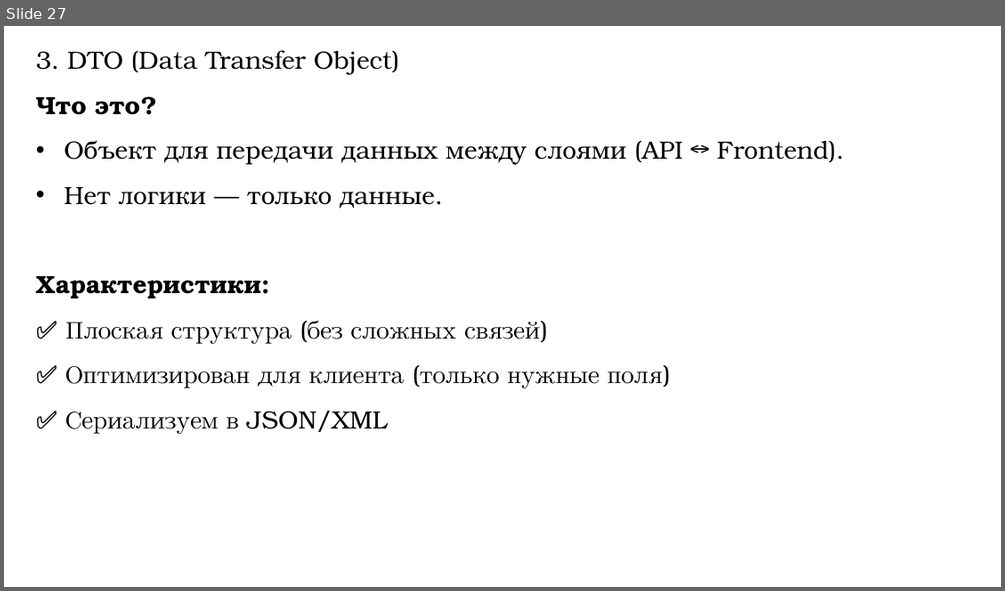
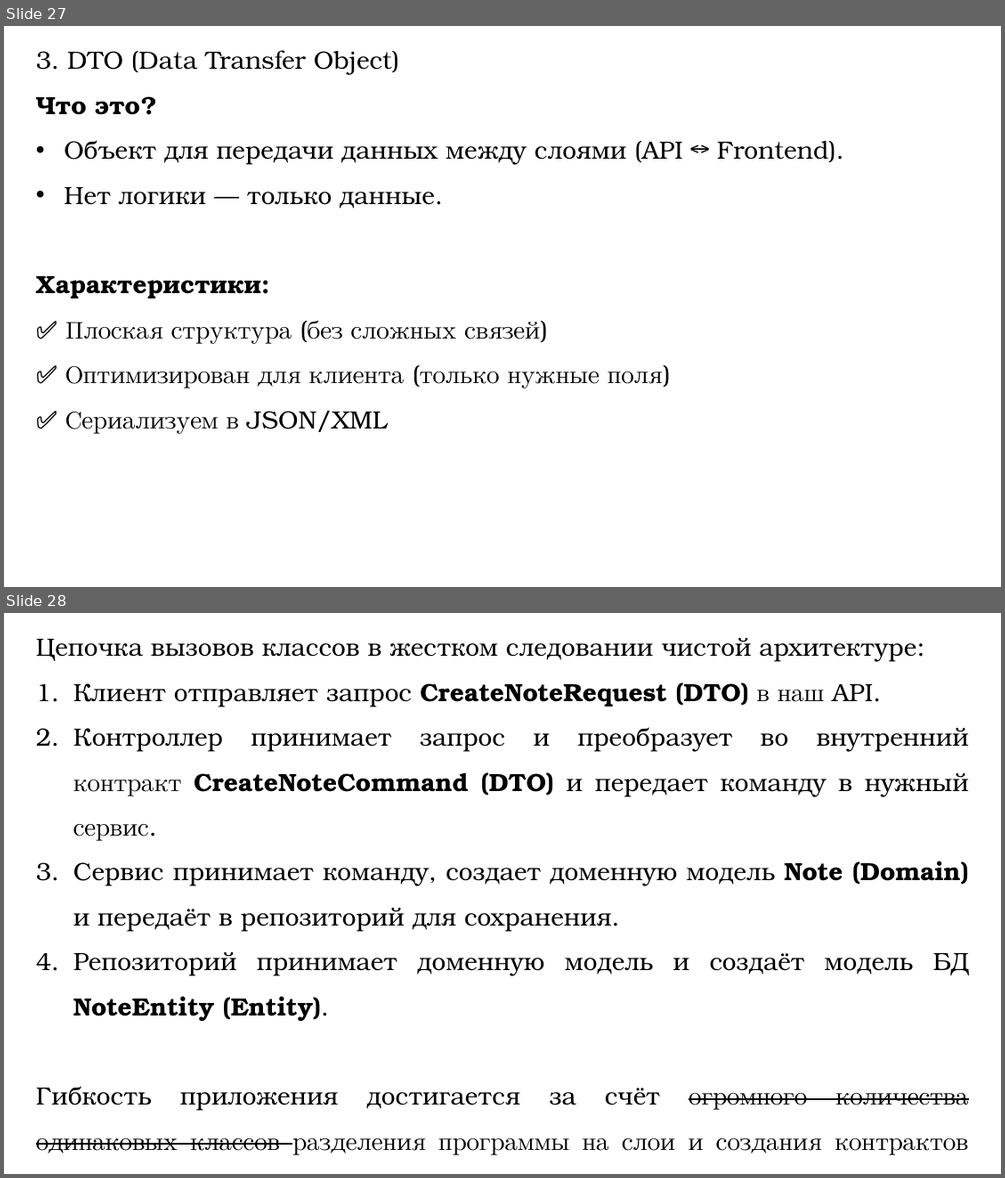
Before and after one commit to DaniilKlyukin/OOP-4, a slide deck: Лекции/ООП 1 лек 6.pptx. Shown one above the other, each under a label of ours: slide 27 before the commit, slides 27 and 28 after it. The pictures are 1005x591 and 1005x1178 pixels, drawn with LibreOffice and Linux fonts; fonts in the diff are those of the drawing. Boxes give left, top, right and bottom in pixels: in the first picture for what was removed or moved away, otherwise in the second. Text is boxed around its words. In the diff, an @@ line names an element or a change of style, - is before the commit and + after.

```diff
--- a/Лекции/ООП 1 лек 6.pptx
+++ b/Лекции/ООП 1 лек 6.pptx
@@ slide 28 added at bbox=[4, 613, 1001, 1174], background #FFFFFF @@
@@ text added at bbox=[36, 638, 969, 1155], 24 pt, text #000000 @@
+Цепочка вызовов классов в жестком следовании чистой архитектуре:
+1. Клиент отправляет запрос CreateNoteRequest (DTO) в наш API.
+2. Контроллер принимает запрос и преобразует во внутренний контракт CreateNoteCommand (DTO) и передает команду в нужный сервис.
+3. Сервис принимает команду, создает доменную модель Note (Domain) и передаёт в репозиторий для сохранения.
+4. Репозиторий принимает доменную модель и создаёт модель БД NoteEntity (Entity).
+Гибкость приложения достигается за счёт огромного количества одинаковых классов разделения программы на слои и создания контрактов между этими слоями.
```
Also in this commit, not shown: 1 other slide added.
